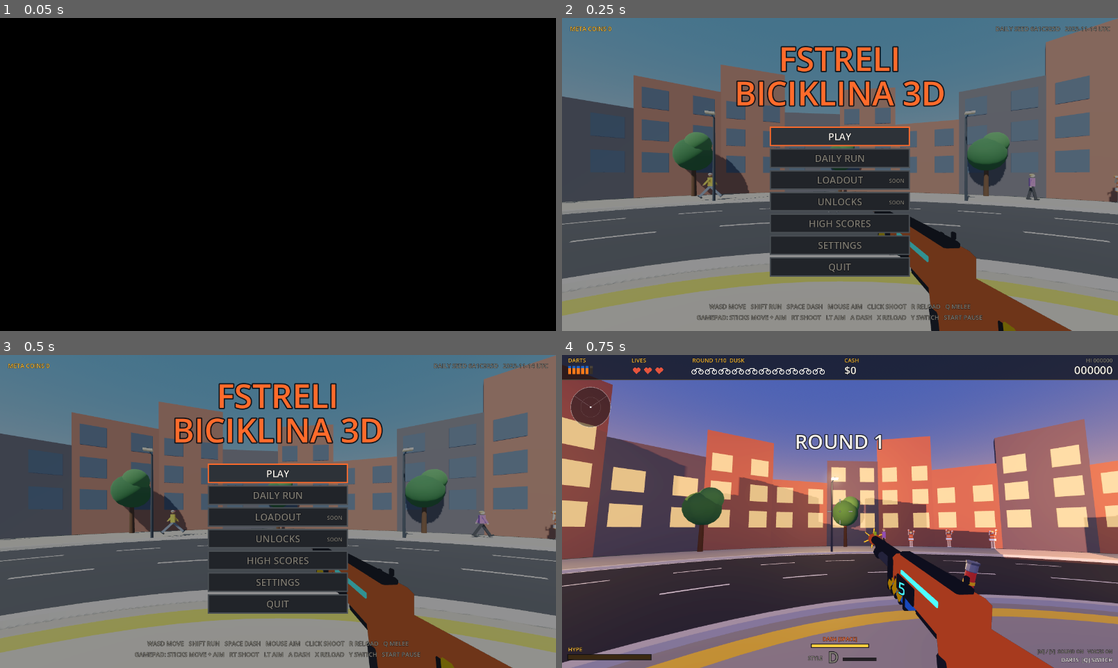
Above: before the commit, frames 1-4 (two rows, left to right).
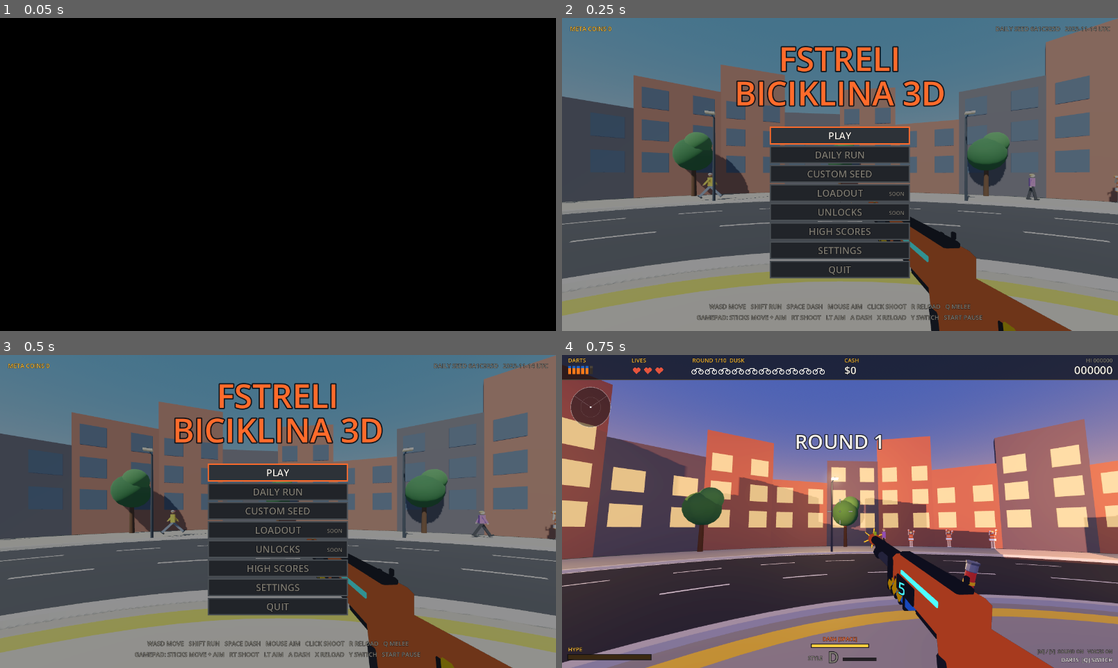
Above: after the commit, the same moments.

Repository: GVihi/FstreliBiciklina3D
Game: Godot game, scene res://main.tscn
Same seed, same stepped clock (60 frames per second), same inputs: the game is played once before the commit and once after it.
Inputs (mouse positions are in pixels of both pictures, inside the frame that each line leads up to):
- Up to frame 1 (0.05 s): no input
- Up to frame 2 (0.25 s): no input
- Up to frame 3 (0.5 s): no input
- Up to frame 4 (0.75 s): tap Enter at 0.5, 0.6 s; move the mouse to (962, 495) at 0.52 s; hold Right from 0.53 s (still down); click (962, 495) at 0.67 s

Frame 1 is identical in both runs. In frame 2, 4.8% of the frame differs, in the area x 37-63%, y 36-84%; in frame 3, 4.8%; in frame 4, nothing differs.

Commit message:
Add the CUSTOM SEED title page: type a hex seed, Enter or START plays it
New title menu entry (the buttons are a little smaller so eight fit). The page
takes up to 8 hex digits (typing or Ctrl+V), shows the daily seed as an
example, and starts a run on that seed with Enter or the START button; Esc or
a click elsewhere goes back. While it is open the letter hotkeys (R, M, V, S,
W...) do nothing so digits A-F can be typed. Not run in Godot yet.

Co-Authored-By: Claude Sonnet 5.5 <noreply@anthropic.com>
Claude-Session: https://claude.ai/code/session_012YakzMPePQpu1WuWyvktSj

Diff:
--- a/scripts/hud.gd
+++ b/scripts/hud.gd
@@ -358,6 +358,7 @@
 const TITLE_ITEMS = [
 	{"id": "play", "label": "PLAY"},
 	{"id": "daily", "label": "DAILY RUN"},
+	{"id": "seed", "label": "CUSTOM SEED"},
 	{"id": "loadout", "label": "LOADOUT", "soon": true},
 	{"id": "unlocks", "label": "UNLOCKS", "soon": true},
 	{"id": "scores", "label": "HIGH SCORES"},
@@ -373,8 +374,8 @@
 func title_rect(i: int) -> Rect2:
 	var k = size.y / 720.0
 	var w = 320.0 * k
-	var h = 42.0 * k
-	return Rect2((size.x - w) * 0.5, size.y * 0.35 + i * (h + 8.0 * k), w, h)
+	var h = 38.0 * k
+	return Rect2((size.x - w) * 0.5, size.y * 0.35 + i * (h + 6.0 * k), w, h)
 
 
 func title_at(pos: Vector2) -> int:
@@ -395,7 +396,7 @@
 		var on = g.title_sel == i  # the mouse updates title_sel in input.gd (hover_menu)
 		draw_rect(r, Color(0.176, 0.196, 0.22) if on else Color(0.13, 0.14, 0.16))
 		draw_rect(r, ACCENT if on else Color(0.29, 0.31, 0.33), false, 3.0 * k)
-		var base = r.position.y + 29.0 * k
+		var base = r.position.y + 27.0 * k
 		_txt(
 			item["label"], r.position.x + r.size.x * 0.5, base, int(22 * k), TEXT if on else GRAY, 1
 		)
@@ -468,10 +469,75 @@
 	_txt("CLICK OR PRESS ESC TO GO BACK", cx, size.y * 0.94, int(18 * k), GRAY, 1)
 
 
+# the START button of the custom seed page (the click is handled in input.gd)
+func seed_start_rect() -> Rect2:
+	var k = size.y / 720.0
+	return Rect2(size.x * 0.5 - 130.0 * k, size.y * 0.62, 260.0 * k, 46.0 * k)
+
+
+func _draw_seed_page(k: float, cx: float) -> void:
+	_txt("CUSTOM SEED", cx, size.y * 0.2, int(60 * k), GOLD, 1)
+	_txt(
+		"THE SEED DECIDES THE MAP, THE ARENA AND THE RIDERS.",
+		cx,
+		size.y * 0.29,
+		int(20 * k),
+		TEXT,
+		1
+	)
+	_txt(
+		"TYPE UP TO 8 DIGITS (0-9, A-F) OR PASTE WITH CTRL+V.",
+		cx,
+		size.y * 0.34,
+		int(16 * k),
+		GRAY,
+		1
+	)
+	var box = Rect2(cx - 190.0 * k, size.y * 0.42, 380.0 * k, 64.0 * k)
+	draw_rect(box, Color(0.13, 0.14, 0.16))
+	draw_rect(box, ACCENT, false, 3.0 * k)
+	var shown = g.seed_buf
+	if int(g.time * 2.0) % 2 == 0 and shown.length() < 8:
+		shown += "_"
+	_txt(shown, cx, box.position.y + 46.0 * k, int(40 * k), TEXT, 1)
+	_txt(
+		"E.G. 7F3A91C2    TODAY'S DAILY SEED IS " + g.DailyScript.seed_text(g.daily_seed),
+		cx,
+		size.y * 0.56,
+		int(14 * k),
+		GRAY,
+		1
+	)
+	var r = seed_start_rect()
+	var ready = g.seed_buf != ""
+	draw_rect(r, Color(0.176, 0.196, 0.22) if ready else Color(0.13, 0.14, 0.16))
+	draw_rect(r, ACCENT if ready else Color(0.29, 0.31, 0.33), false, 3.0 * k)
+	_txt("START", cx, r.position.y + 32.0 * k, int(24 * k), TEXT if ready else GRAY, 1)
+	_txt(
+		"A RUN ON A TYPED SEED IS NOT RANKED: NO HIGH SCORE AND NO TOP 10.",
+		cx,
+		size.y * 0.78,
+		int(14 * k),
+		GRAY,
+		1
+	)
+	_txt(
+		"ENTER OR CLICK START   ESC OR CLICK ELSEWHERE TO GO BACK",
+		cx,
+		size.y * 0.84,
+		int(18 * k),
+		GRAY,
+		1
+	)
+
+
 # placeholder pages for the screens that are still on the roadmap
 func _draw_title_page(k: float, cx: float) -> void:
 	if g.title_page == "scores":
 		_draw_scores_page(k, cx)
+		return
+	if g.title_page == "seed":
+		_draw_seed_page(k, cx)
 		return
 	var info = TITLE_PAGES.get(g.title_page, ["", ""])
 	_txt(info[0], cx, size.y * 0.24, int(60 * k), GOLD, 1)
--- a/scripts/input.gd
+++ b/scripts/input.gd
@@ -48,6 +48,9 @@
 	elif event is InputEventKey and event.pressed and not event.echo:
 		if g.state == "over" and g.name_entry:
 			name_key(event)  # typing a leaderboard name: no hotkeys
+			return
+		if g.state == "title" and g.title_page == "seed":
+			seed_key(event)  # typing a seed: letters like R, M, V and S must not trigger their hotkeys
 			return
 		var kc = event.keycode
 		if kc == KEY_R:
@@ -242,6 +245,45 @@
 			g.name_buf += ch
 
 
+# ---- custom seed page (title screen): up to 8 hex digits, the same text the game shows as a seed
+const MAX_SEED_DIGITS = 8
+
+
+func seed_key(event: InputEventKey) -> void:
+	var kc = event.keycode
+	if kc == KEY_ESCAPE:
+		title_back()
+	elif kc == KEY_ENTER or kc == KEY_KP_ENTER:
+		seed_start()
+	elif kc == KEY_BACKSPACE:
+		g.seed_buf = g.seed_buf.substr(0, maxi(0, g.seed_buf.length() - 1))
+	elif kc == KEY_V and (event.ctrl_pressed or event.meta_pressed):
+		for i in range(DisplayServer.clipboard_get().length()):
+			seed_add_char(DisplayServer.clipboard_get()[i])
+	elif event.unicode > 31:
+		seed_add_char(char(event.unicode))
+
+
+# adds one typed character when it is a hex digit and there is room (so a pasted "0x7F3A..." drops the x)
+func seed_add_char(ch: String) -> void:
+	var up = ch.to_upper()
+	if (
+		g.seed_buf.length() < MAX_SEED_DIGITS
+		and up.length() == 1
+		and "0123456789ABCDEF".contains(up)
+	):
+		g.seed_buf += up
+
+
+# starts a normal-looking run on the typed seed (it is not ranked, see Main.ranked_run)
+func seed_start() -> void:
+	if g.seed_buf == "":
+		g.sfx.play("click")
+		return
+	Input.mouse_mode = Input.MOUSE_MODE_CAPTURED
+	g.start_game(false, g.seed_buf.hex_to_int())
+
+
 func confirm_name() -> void:
 	var nm = g.name_buf.strip_edges()
 	if nm == "":
@@ -294,6 +336,10 @@
 		g.start_game(true)
 	elif id == "quit":
 		g.get_tree().quit()
+	elif id == "seed":
+		g.seed_buf = ""
+		g.title_page = id
+		g.sfx.play("click")
 	else:
 		g.title_page = id  # loadout / unlocks / scores / settings
 		g.sfx.play("click")
@@ -370,6 +416,11 @@
 				not g.settings.click_setting(g.hud.setting_at(mp))
 				and not g.hud.panel_rect().has_point(mp)
 			):
+				title_back()
+		elif g.title_page == "seed":
+			if g.hud.seed_start_rect().has_point(mp):
+				seed_start()
+			else:
 				title_back()
 		elif g.title_page != "":
 			title_back()
--- a/scripts/main.gd
+++ b/scripts/main.gd
@@ -240,6 +240,7 @@
 var confirm_id = ""  # what the confirmation asks about: "restart" or "title"
 var confirm_sel = 0  # highlighted confirmation button: 0 = NO (the safe default), 1 = YES
 var confirm_t0 = 0.0  # g.time when the confirmation opened; YES is ignored for a moment after (double clicks)
+var seed_buf = ""  # the hex digits typed on the custom seed page of the title screen (up to 8)
 var title_sel = 0  # highlighted title-menu entry (keyboard / gamepad)
 
 var cheerleaders = []
